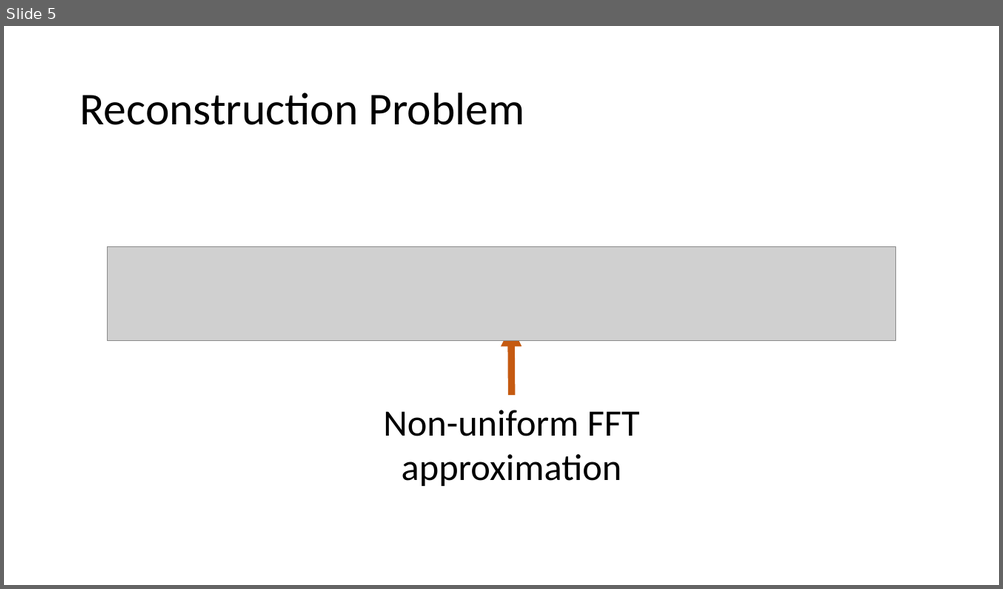
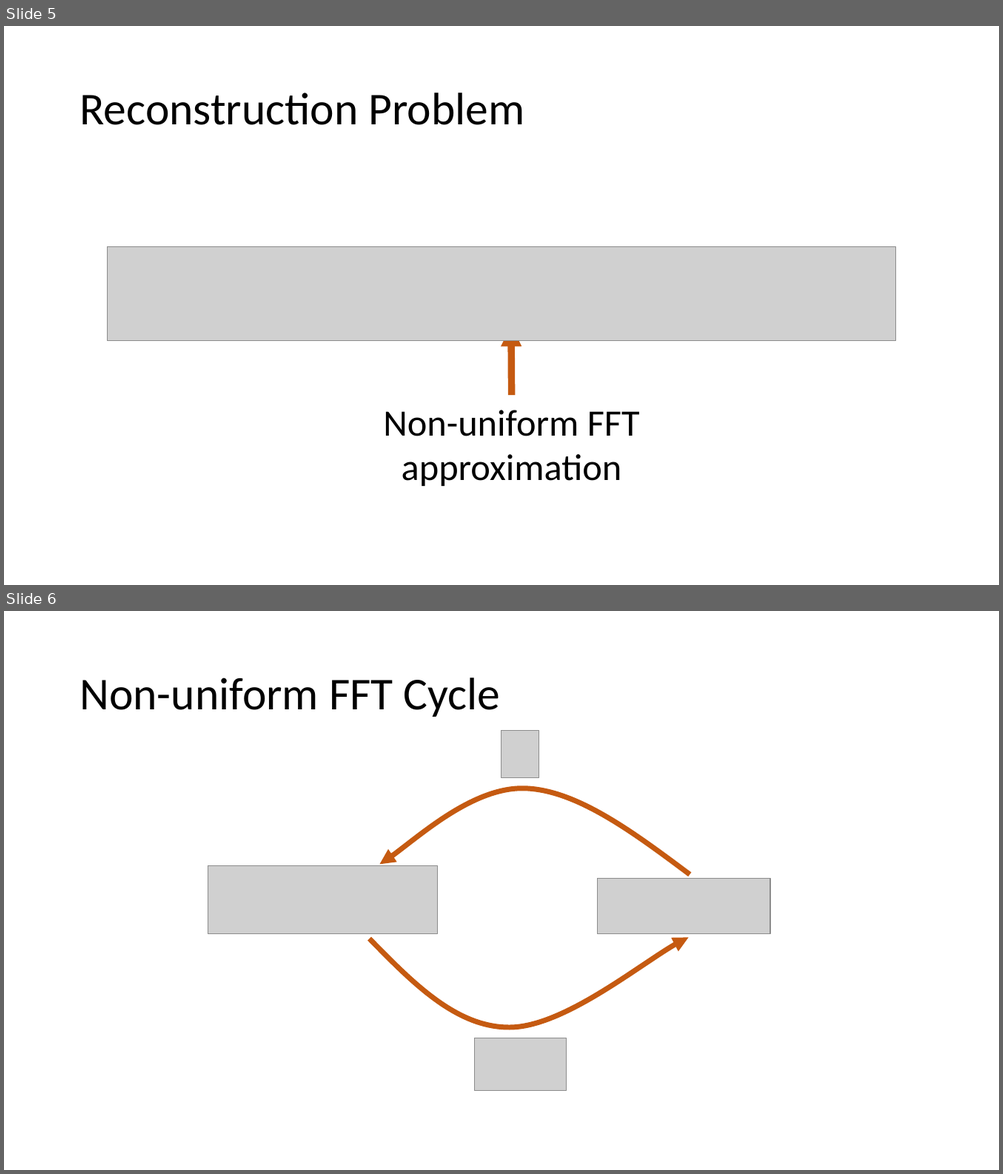
Before and after one commit to lord-blueberry/p8-doc, a slide deck: pp8.pptx. Shown one above the other, each under a label of ours: slide 5 before the commit, slides 5 and 6 after it. The pictures are 1003x589 and 1003x1174 pixels, drawn with LibreOffice and Linux fonts; fonts in the diff are those of the drawing; grey boxes stand for pictures. Boxes give left, top, right and bottom in pixels: in the first picture for what was removed or moved away, otherwise in the second. Text is boxed around its words. In the diff, an @@ line names an element or a change of style, - is before the commit and + after.

```diff
--- a/pp8.pptx
+++ b/pp8.pptx
@@ slide 6 added at (4,611,999,1170), background #FFFFFF @@
@@ title added at (79,678,501,717), 44 pt, text #000000 @@
+Non-uniform FFT Cycle
@@ picture added at (502,730,539,778) @@
@@ freeform shape added at (379,789,690,875), outline #C55A11 5 pt @@
@@ picture added at (208,866,438,935) @@
@@ picture added at (598,878,770,934) @@
@@ freeform shape added at (370,938,689,1028), outline #C55A11 5 pt @@
@@ picture added at (474,1039,566,1091) @@
```
Also in this commit, not shown: 9 slides changed, 1 other slide added, 1 slide removed.
